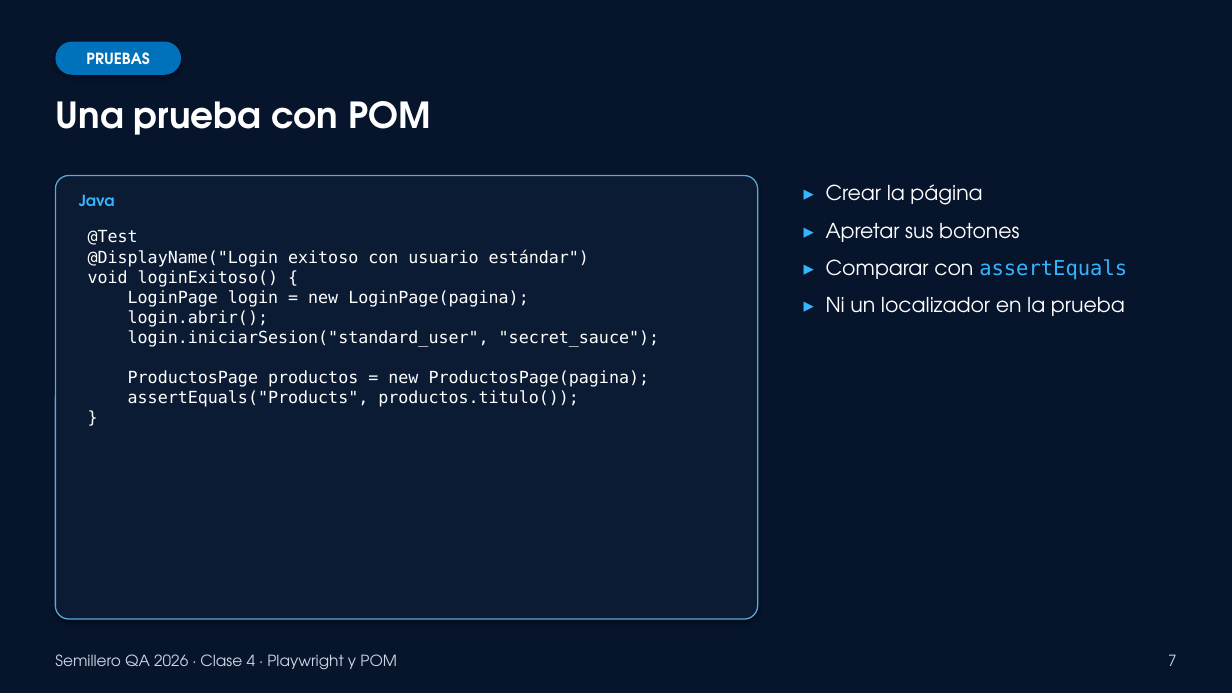
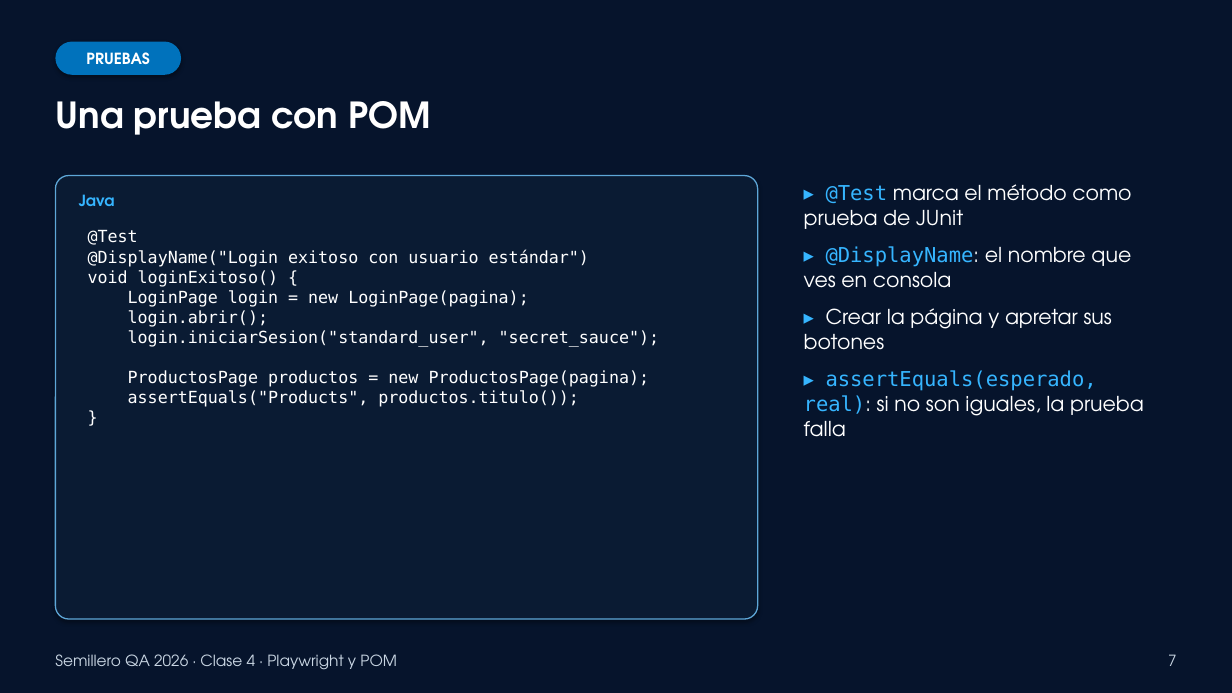
Before and after one commit to dzapbeta/semillero2026, a slide deck: slide 7 of material-de-apoyo/Clase4_Presentacion_Playwright_POM.pptx. Drawn at 1232x693 pixels with LibreOffice and Linux fonts; fonts in the diff are those of the drawing. Boxes give left, top, right and bottom in pixels: in the first picture for what was removed or moved away, otherwise in the second. Text is boxed around its words. In the diff, an @@ line names an element or a change of style, - is before the commit and + after.

```diff
--- a/material-de-apoyo/Clase4_Presentacion_Playwright_POM.pptx
+++ b/material-de-apoyo/Clase4_Presentacion_Playwright_POM.pptx
@@ text at [804,184,1144,437]: text changed @@
-▸ Crear la página
-▸ Apretar sus botones
-▸ Comparar con assertEquals
-▸ Ni un localizador en la prueba
+▸ @Test marca el método como prueba de JUnit
+▸ @DisplayName: el nombre que ves en consola
+▸ Crear la página y apretar sus botones
+▸ assertEquals(esperado, real): si no son iguales, la prueba falla
```
Also in this commit, not shown: 2 other files.
